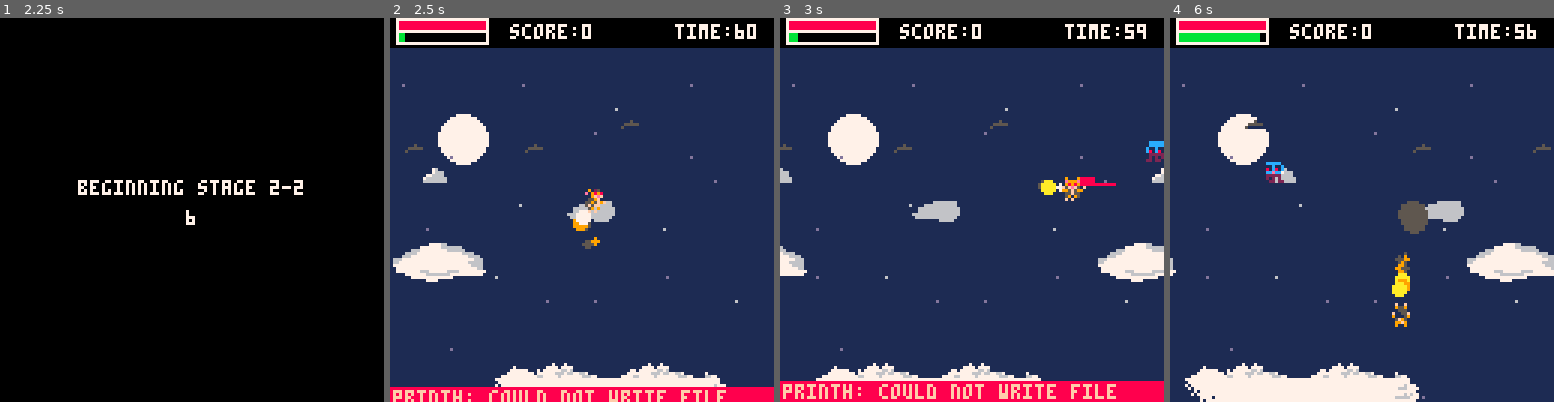
Above: before the commit, frames 1-4 (left to right).
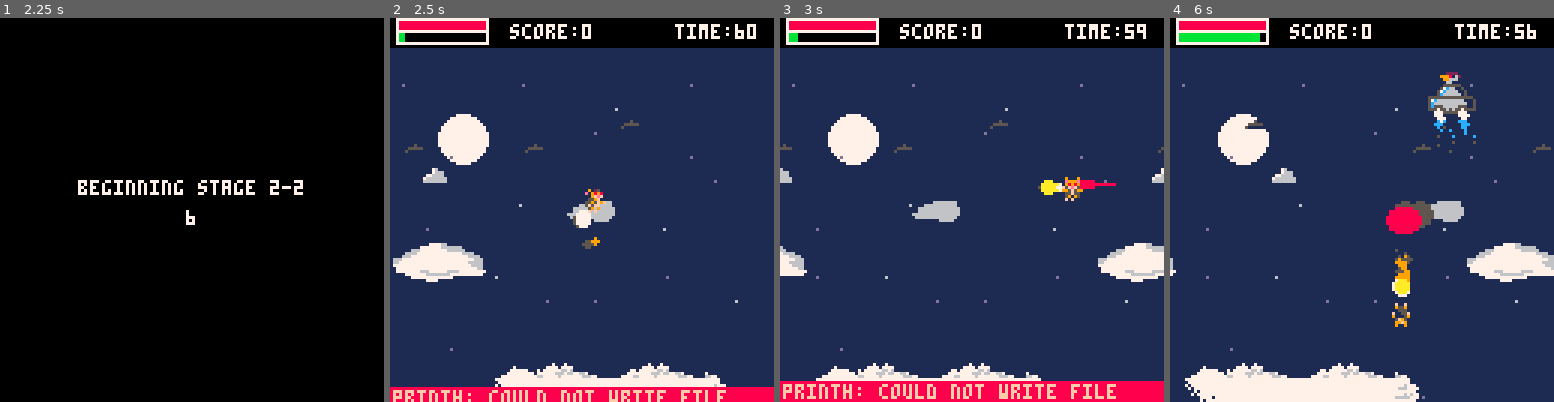
Above: after the commit, the same moments.

Repository: eric-j-owen/pigs-fly
Game: PICO-8 cartridge pigs-fly.p8
Two runs of this game, one before a commit and one after it. Both use one fixed random seed, a clock stepped at 60 frames per second and the inputs below.
Inputs:
- Up to frame 1 (2.25 s): tap X (X key) at 0.33, 1.07, 1.85 s; tap O (Z key) at 0.7, 1.7, 2.1 s; hold Right 1.6-2.1 s; hold Up from 2.15 s (still down)
- Up to frame 2 (2.5 s): release Up at 2.42 s; hold Right from 2.47 s (still down)
- Up to frame 3 (3 s): keep holding Right; tap O (Z key) at 2.5, 2.9 s; tap X (X key) at 2.97 s
- Up to frame 4 (6 s): release Right at 3.03 s; hold Left 3.08-3.58 s; tap O (Z key) every 0.4 s from 3.3 to 5.7 s; hold Down 3.63-3.97 s; hold Right 4.02-4.68 s; tap X (X key) at 4.08, 5.2 s; hold Up 4.73-5.03 s; hold Left 5.08-5.68 s; hold Down from 5.73 s (still down)

Frame 1 is identical in both runs. In frame 2, less than 0.1% of the frame differs, in the area x 47-53%, y 51-56%; in frame 3, 0.3%; in frame 4, 2.2%, in the area x 25-80%, y 14-73%.

Commit message:
refactor enemy behavior, adds new enemy

Diff:
--- a/pigs-fly.p8
+++ b/pigs-fly.p8
@@ -15,6 +15,7 @@
 #include src/entities/enemy.lua
 #include src/entities/bullet.lua
 #include src/entities/pickup.lua
+#include src/entities/behavior.lua
 
 #include src/effects/particle.lua
 #include src/effects/effects.lua
--- a/src/consts.lua
+++ b/src/consts.lua
@@ -17,3 +17,9 @@
     OVER       = 4,
     TRANSITION = 5,
 }
+
+
+E_STATE = {
+    DEFAULT = "default",
+    UNDER_ATK = 'under-atk',
+}
--- /dev/null
+++ b/src/entities/behavior.lua
@@ -0,0 +1,81 @@
+Behavior = {}
+
+function Behavior:chicken()
+    bnds = level_mgr.levels[level_mgr.curr_lvl].bounds
+
+    self.dy += self.g
+
+    self.x -= self.dx
+    self.y += self.dy
+
+    --fall speed clamp to give floating feel
+    if self.dy > 0 then
+        self.dy = mid(0,self.dy, .4)
+    end
+
+    self.cooldown -= 1
+
+    --shoot if in air at a certain height OR if player is under between 2 bounds
+    if (self.dy < 0 and self.y < 70) or (p1.x >= self.x-8 and p1.x <= self.x+8) then
+        if self.cooldown <= 0 then
+            bullet_mgr:shoot('egg', { x = self.x+2, y = self.y, dx = 0, dy = 1})
+            self.cooldown = self.fire_r
+        end
+    end
+
+        --collision ground
+    if self.y > bnds.btm then
+        self.y = bnds.btm
+        self.dy = 0
+
+        if rnd(1) < .01 then
+            self.dy = -1 - rnd(1)
+            self.ani_spd = .5
+        end
+    end
+
+    --hops if taking dmg
+    if self.state == E_STATE.UNDER_ATK then
+        self.dy = -1
+        self.state = E_STATE.DEFAULT
+    end
+end
+
+function Behavior:octopus()
+    self.x -= self.dx
+    sin_move(self)
+end
+
+function Behavior:bomber()
+    self.x -= self.dx
+    sin_move(self)
+
+    fx_mgr:spawn('jet_thrust',
+    {
+        x=self.x+3,
+        y= self.y+14,
+        c_tbl={7,12,12,5},
+        r=2,
+        dx=-2,
+        rnd_mod=8,
+        amt=1,
+    })
+    fx_mgr:spawn('jet_thrust',
+    {
+        x=self.x+11,
+        y= self.y+14,
+        dx=-10,
+
+        c_tbl={7,12,12,5},
+        r=2,
+        rnd_mod=8,
+        amt=1,
+    })
+
+end
+
+
+function sin_move(e)
+    --y = amp * sin(period * (x + phase)) + shift
+    e.y = e.a * sin(e.b * (_f + e.c)) + e.d
+end
--- a/src/entities/enemy.lua
+++ b/src/entities/enemy.lua
@@ -5,10 +5,9 @@
         chicken = {
             e_type  = 'chicken',
             hp       = 3,
-            beg_spr  = 44,
-            end_spr  = 47,
-            h        = 7,
-            w        = 7,
+            sprites  = {44,45,46,47},
+            h        = 6,
+            w        = 5,
             g        = 0.03,
             dy       = 0,
             dx       = 0.5,
@@ -16,73 +15,57 @@
             fire_r   = 60,
             ani_spd  = .15,
             spwn_y   = 105,
-            update = function(self)
-                bnds = level_mgr.levels[level_mgr.curr_lvl].bounds
-
-
-                self.dy += self.g
-
-                self.x -= self.dx
-                self.y += self.dy
-
-                --fall speed clamp to give floating feel
-                if self.dy > 0 then
-                    self.dy = mid(0,self.dy, .4)
-                end
-
-                self.cooldown -= 1
-                --shoot if in air at a certain height OR if player is under between 2 bounds
-                if (self.dy < 0 and self.y < 70) or (p1.x >= self.x-8 and p1.x <= self.x+8) then
-                    if self.cooldown <= 0 then
-                        bullet_mgr:shoot('egg', { x = self.x+2, y = self.y, dx = 0, dy = 1})
-                        self.cooldown = self.fire_r
-                    end
-                end
-
-
-
-                 --collision ground
-                if self.y > bnds.btm then
-                    self.y = bnds.btm
-                    self.dy = 0
-
-                    if rnd(1) < .01 then
-                        self.dy = -1 - rnd(1)
-                        self.ani_spd = .5
-                    end
-                end
-
-
-            end,
         },
 
         octopus = {
             e_type = "octopus",
             hp       = 2,
-            beg_spr  = 60,
-            end_spr  = 63,
-            h        = 7,
-            w        = 7,
+            sprites  = {60,61,62,63},
+            h        = 5,
+            w        = 4,
             g        = 0,
             dx       = 0.5,
             ani_spd  = .1,
             spwn_y   = 35,
             init     = function(self)
+                --values for random movement
                 self.a = 20                   --amplitutde
                 self.b = rnd(.005) + rnd(.01) --period
                 self.c = rnd(1)               --phase shift
                 self.d = self.spwn_y          --vertical shift
             end,
-            update = function(self)
-                self.x -= self.dx
 
-                --y = amp * sin(period * (x + phase)) + shift
-                self.y = self.a * sin(self.b * (_f + self.c)) + self.d
+        },
+
+        bomber = {
+            e_type = "bomber",
+            hp       = 8,
+            sprites  = {40,42},
+            h        = 13,
+            w        = 14,
+            spr_w   = 2,
+            spr_h   = 2,
+            g        = 0,
+            dx       = 0.25,
+            ani_spd  = .08,
+            spwn_y   = 20,
+            fire_r   = 60,
+            init     = function(self)
+                --values for random movement
+                self.a = 5                  --amplitutde
+                self.b = rnd(.008) + rnd(.01) --period
+                self.c = rnd(1)               --phase shift
+                self.d = self.spwn_y          --vertical shift
             end,
         },
-        bomber = {},
-        alien = {},
-        jeff = {},
+        alien = {
+            e_type = "alien",
+
+        },
+        jeff = {
+            e_type = "jeff",
+
+        },
         boss = {}
     }
 }
@@ -101,27 +84,33 @@
     local e = self.types[type]
 
     local new_e = Enemy:new({
-        tbl = self.enemies,
-        type = 'enemy',
-        e_type = e.e_type,
+        init    = e.init,
+        tbl     = self.enemies,
+        type    = 'enemy',
+        e_type  = e.e_type,
         x       = args.x,
         y       = args.y or e.spwn_y,
         spwn_y  = e.spwn_y,
         h       = e.h,
         w       = e.w,
         hp      = e.hp,
-        spr     = e.beg_spr,
-        beg_spr = e.beg_spr,
-        end_spr = e.end_spr,
         dx      = e.dx,
         dy      = e.dy,
         g       = e.g,
-        update  = e.update,
-        init    = e.init,
+        behavior= Behavior[e.e_type], --assign behavior function
+
+        --animation and sprites
+        spr_w   = e.spr_w or 1,
+        spr_h   = e.spr_h or 1,
+        spr     = e.sprites[1],     --current sprite
+        sprites = e.sprites,        --animation frames
+        ani_i   = 1,                --animation index
         ani_spd = e.ani_spd,
         ani_t   = e.ani_t,
+
+        --shooting
         cooldown= e.cooldown,
-        fire_r  = e.fire_r
+        fire_r  = e.fire_r,
     })
 
     if  e.init then  new_e:init(new_e) end
@@ -131,11 +120,12 @@
 function enemy_mgr:update()
     for e in all(self.enemies) do
         e:cleanup()
-        e:update()
+        e:behavior()
 
         --animations
-        e.spr += e.ani_spd
-        if e.spr >= e.end_spr + 1 then e.spr = e.beg_spr end
+        e.ani_i += e.ani_spd
+        if e.ani_i > #e.sprites + 1 then e.ani_i = 1 end
+        e.spr = e.sprites[flr(e.ani_i)]
 
         --collisions
         if coll(e, p1) then
@@ -167,10 +157,10 @@
     for e in all(self.enemies) do
         if e.flash then
             for i=0,15 do pal(i, 7) end
-            spr(e.spr,e.x,e.y)
+            spr(e.spr,e.x,e.y, e.spr_w, e.spr_h)
             pal()
         else
-            spr(e.spr, e.x, e.y)
+            spr(e.spr, e.x, e.y,e.spr_w, e.spr_h)
         end
     end
 end
--- a/src/entities/entity.lua
+++ b/src/entities/entity.lua
@@ -3,8 +3,10 @@
     x      = 0,
     y      = 0,
     spr    = nil,  --sprite
-    w      = 0,    --width
-    h      = 0,    --height
+    w      = 0,    --pixel width
+    h      = 0,    --pixel height
+    spr_w  = 1,    --sprite width 1 = 1 tile
+    spr_h  = 1,    --sprite height 1 = 1 tile
     dx     = 0,    --change in x
     dy     = 0,    --change in y
 
@@ -37,13 +39,8 @@
 
     else
         self.flash = 4 --enemy flashing when taking dmg
+        self.state = E_STATE.UNDER_ATK
     end
-
-    --hops if taking dmg
-    if self.e_type == 'chicken' then
-        self.dy = -1
-    end
-
 
     self.hp -= dmg
     fx_mgr:spawn('hit_mark',{x=self.x,y=self.y})
@@ -51,7 +48,7 @@
 
 function Entity:die()
     if self.type == 'enemy' then
-        fx_mgr:spawn("explode", {x=self.x, y=self.y})
+        fx_mgr:spawn("explode", {x=self.x + (self.w / 2), y=self.y + (self.h /2)})
         score += 10
 
         --spawn pickups 10% of the time
@@ -66,5 +63,4 @@
     if self.x < -10 or self.x > 150 or self.y < -10 or self.y > 130 then
         del(self.tbl, self)
     end
-
 end
--- a/src/game/levels.lua
+++ b/src/game/levels.lua
@@ -127,10 +127,6 @@
         --foreground layer
         map(0,0,self.frnt_x,0,16,16)
         map(0,0,128+self.frnt_x,0,16,16)
-
-
-        cprnt(#enemy_mgr.enemies)
-
     end,
 })
 
@@ -138,7 +134,7 @@
 --level 2
 level_mgr.levels[2] = Level:new({
     lvl_dur = 60,
-    e_types    = {"octopus"},
+     e_types    = {"bomber"},
      --map
     frnt_x     = 0,
     mid_x      = 0,
@@ -146,7 +142,14 @@
 
 
     update = function(self)
+
+
         self:update_lvl()
+        if level_mgr.curr_stg == 1 then
+            --limit bombers
+        else
+            --no limit bombers
+        end
 
         self.back_x -= .25
         self.mid_x -= .5
@@ -180,8 +183,6 @@
         map(14,16,self.mid_x,32,10,8)
         map(14,16,128+self.mid_x,32,10,8)
 
-
-
     end,
 
     draw_front = function(self)
@@ -194,10 +195,16 @@
 --boss
 level_mgr.levels[3] = Level:new({
     lvl_dur = 60,
-    e_types    = {"octopus"},
+
 
     update = function(self)
         self:update_lvl()
+        if level_mgr.curr_stg == 1 then
+            e_types = {"alien", "jeff"}
+            --limit jeffs
+        else
+            e_types = {"boss"}
+        end
 
         --starfield
         if _f % 30 == 0 then fx_mgr:spawn('stars_far') end
Not shown, changed: 17 lines of the sprite sheet (__gfx__) section of pigs-fly.p8
